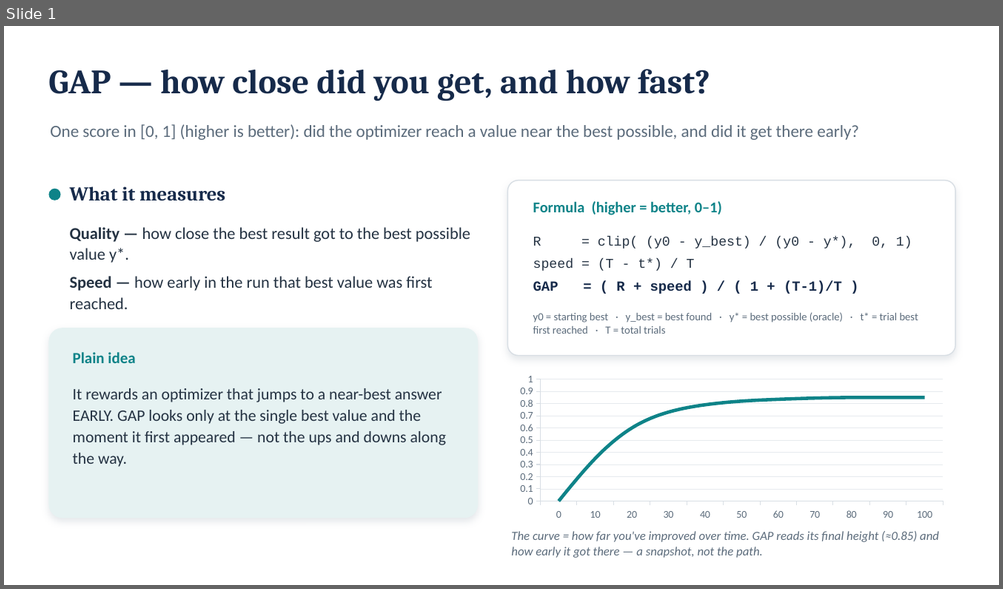
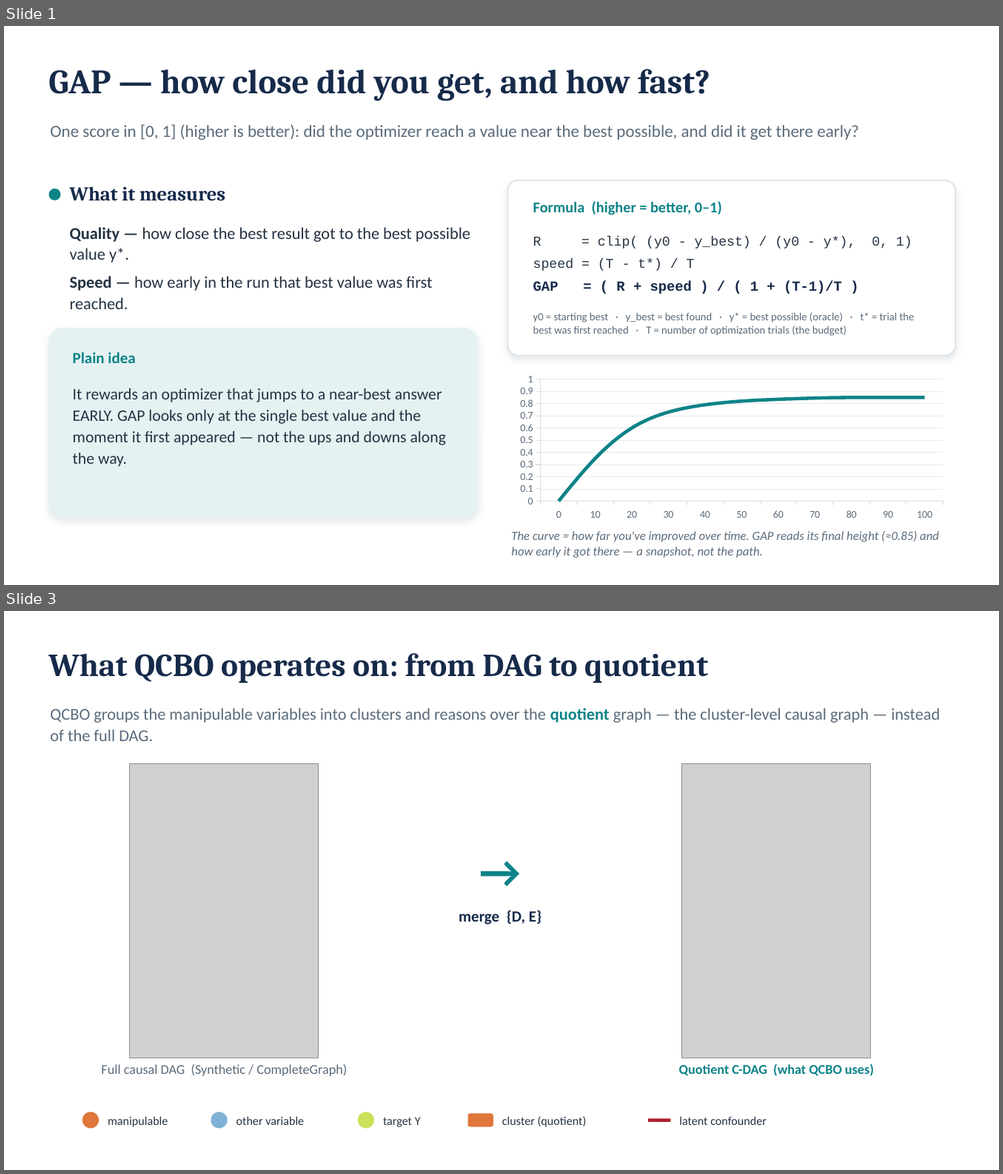
Before and after one commit to fmfsa/ccbo, a slide deck: slides/GAP_PA-GAP_explainer.pptx. Shown one above the other, each under a label of ours: slide 1 before the commit, slides 1 and 3 after it; the slides between them are not shown. The pictures are 1003x589 and 1003x1174 pixels, drawn with LibreOffice and Linux fonts; fonts in the diff are those of the drawing; grey boxes stand for pictures. Boxes give left, top, right and bottom in pixels: in the first picture for what was removed or moved away, otherwise in the second. Text is boxed around its words. In the diff, an @@ line names an element or a change of style, - is before the commit and + after.

```diff
--- a/slides/GAP_PA-GAP_explainer.pptx
+++ b/slides/GAP_PA-GAP_explainer.pptx
@@ slide 3 added at (x1=4, y1=611, x2=999, y2=1170), background #FFFFFF @@
@@ text added at (x1=48, y1=653, x2=708, y2=684), 31 pt, text #162A4A, bold @@
+What QCBO operates on: from DAG to quotient
@@ text added at (x1=50, y1=708, x2=939, y2=741), 16 pt, text #5B6B7B @@
+QCBO groups the manipulable variables into clusters and reasons over the quotient graph — the cluster-level causal graph — instead of the full DAG.
@@ picture added at (x1=130, y1=764, x2=318, y2=1059) @@
@@ picture added at (x1=683, y1=764, x2=871, y2=1059) @@
@@ text added at (x1=388, y1=839, x2=612, y2=898), 44 pt, text #0E8388, bold @@
+→
@@ text added at (x1=458, y1=910, x2=541, y2=925), 15 pt, text #162A4A, bold @@
+merge {D, E}
@@ text added at (x1=101, y1=1065, x2=347, y2=1076), 13 pt, text #5B6B7B @@
+Full causal DAG (Synthetic / CompleteGraph)
@@ text added at (x1=679, y1=1064, x2=874, y2=1076), 13 pt, text #0E8388, bold @@
+Quotient C-DAG (what QCBO uses)
@@ ellipse added at (x1=82, y1=1113, x2=99, y2=1129), fill #E0763A @@
@@ text added at (x1=108, y1=1116, x2=168, y2=1128), 11.5 pt, text #243242 @@
+manipulable
@@ ellipse added at (x1=210, y1=1113, x2=227, y2=1129), fill #7FB2D4 @@
@@ text added at (x1=236, y1=1116, x2=304, y2=1125), 11.5 pt, text #243242 @@
+other variable
@@ ellipse added at (x1=358, y1=1113, x2=374, y2=1129), fill #CDE05A @@
@@ text added at (x1=383, y1=1117, x2=421, y2=1128), 11.5 pt, text #243242 @@
+target Y
@@ rounded rectangle added at (x1=468, y1=1114, x2=493, y2=1128), fill #E0763A @@
@@ text added at (x1=502, y1=1116, x2=586, y2=1128), 11.5 pt, text #243242 @@
+cluster (quotient)
@@ rectangle added at (x1=648, y1=1119, x2=670, y2=1122), fill #B3202C @@
@@ text added at (x1=679, y1=1116, x2=766, y2=1125), 11.5 pt, text #243242 @@
+latent confounder
@@ slide 1 changed as well @@
@@ text at (x1=533, y1=312, x2=914, y2=336): text changed @@
-y0 = starting best · y_best = best found · y* = best possible (oracle) · t* = trial best first reached · T = total trials
+y0 = starting best · y_best = best found · y* = best possible (oracle) · t* = trial the best was first reached · T = number of optimization trials (the budget)
```
Also in this commit, not shown: 1 other slide changed, 3 other slides added, 16 other files.
